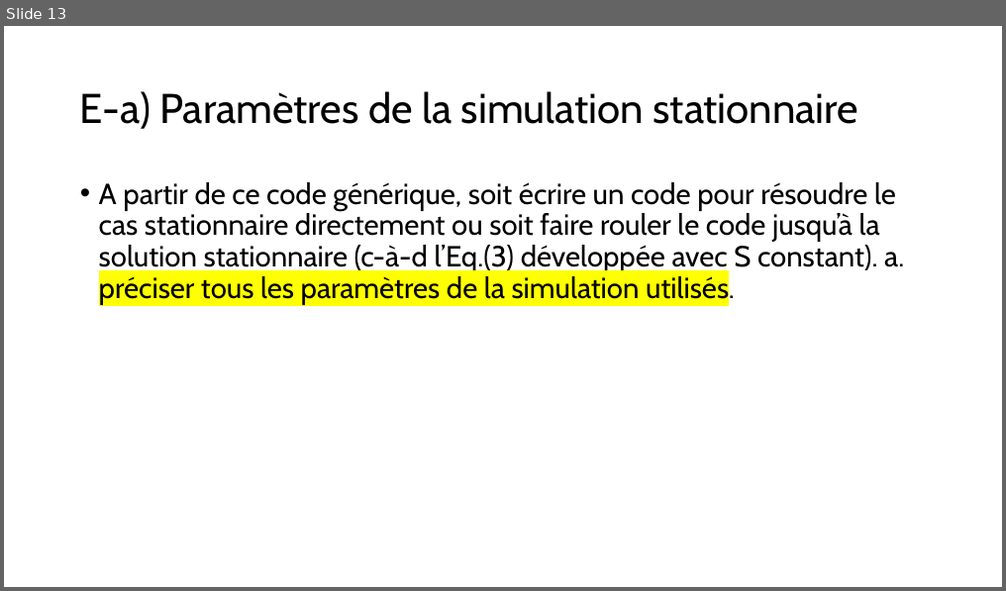
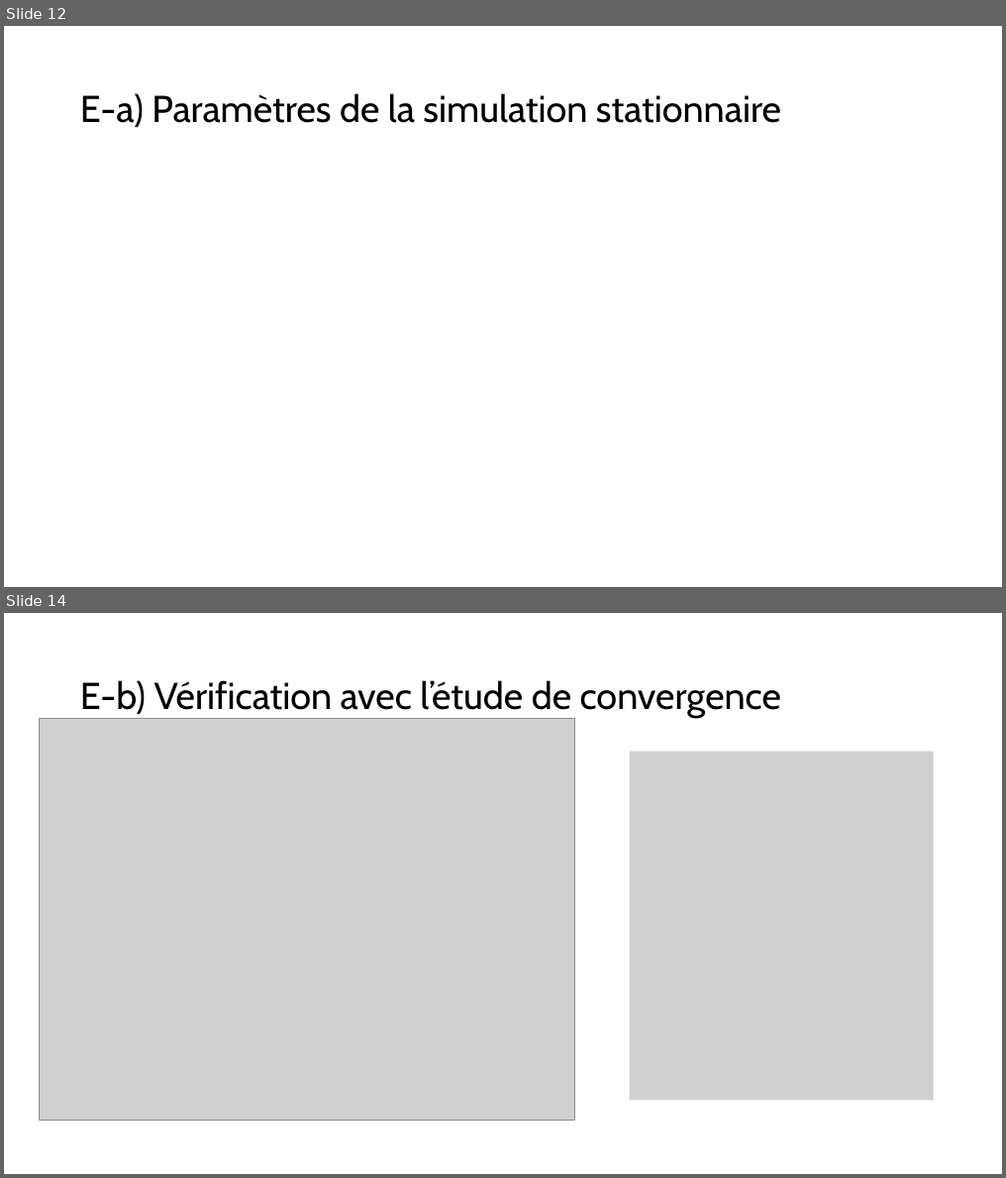
Before and after one commit to mehdibendaya/MEC8211-DEV1, a slide deck: Devoir_1.pptx. Shown one above the other, each under a label of ours: slide 13 before the commit, slides 12 and 14 after it; the slides between them are not shown. The pictures are 1006x591 and 1006x1178 pixels, drawn with LibreOffice and Linux fonts; fonts in the diff are those of the drawing; grey boxes stand for pictures. Boxes give left, top, right and bottom in pixels: in the first picture for what was removed or moved away, otherwise in the second. Text is boxed around its words. In the diff, an @@ line names an element or a change of style, - is before the commit and + after.

```diff
--- a/Devoir_1.pptx
+++ b/Devoir_1.pptx
@@ slide 14 added at (4,613,1002,1174), background #FFFFFF @@
@@ title added at (80,680,781,718), 36 pt, text #000000 @@
+E-b) Vérification avec l’étude de convergence
@@ picture added at (40,719,574,1121) @@
@@ picture added at (629,752,933,1101) @@
@@ what was slide 13 is now slide 12 @@
@@ slide 12 changed as well @@
@@ title "E-a) Paramètres de la simulation ..." at (80,93,781,127): size 40 to 36 pt @@
@@ text removed at (99,182,904,305) @@
-• A partir de ce code générique, soit écrire un code pour résoudre le cas stationnaire directement ou soit faire rouler le code jusqu’à la solution stationnaire (c-à-d l’Eq.(3) développée avec S constant). a. préciser tous les paramètres de la simulation utilisés.
```
Also in this commit, not shown: 15 other slides changed, 1 other slide added, 7 slides removed.
